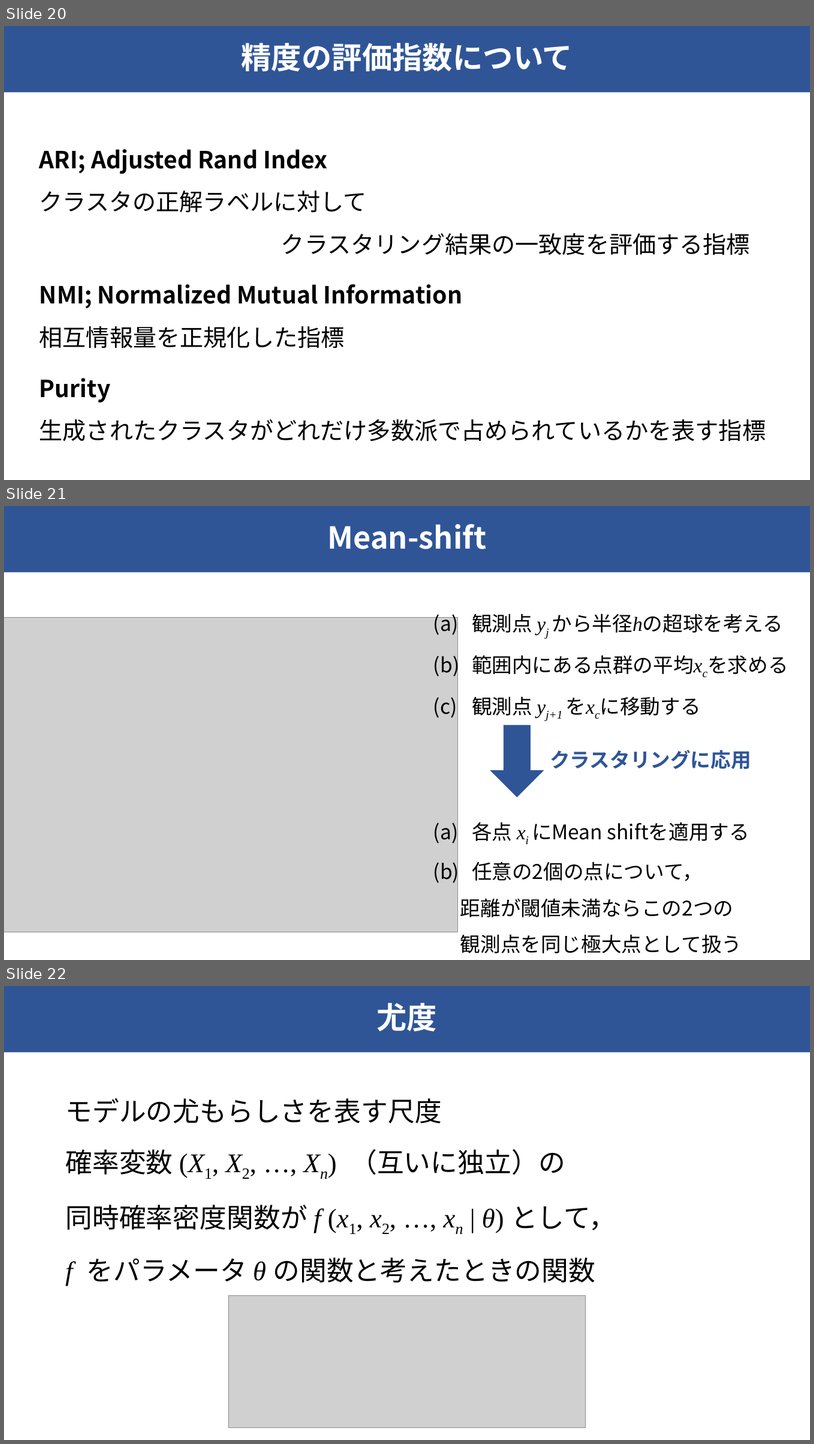
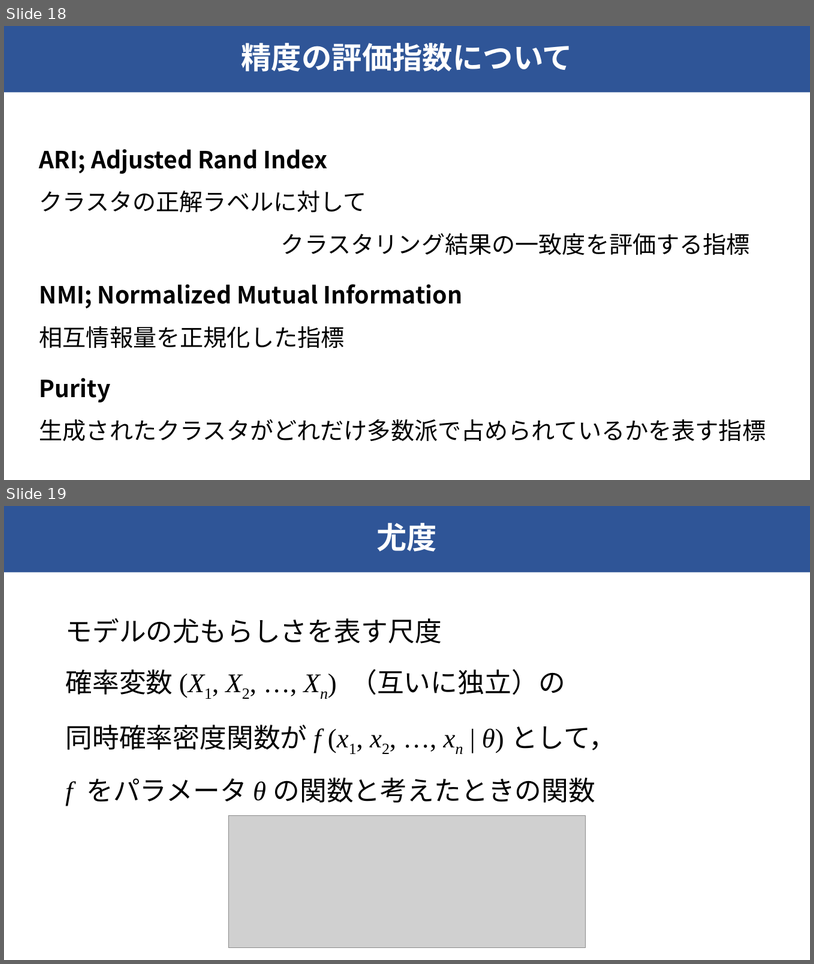
Before and after one commit to raryosu/graduation-research, a slide deck: docs/interim-presen/interim_hagihara.pptx. Shown one above the other, each under a label of ours: slides 20, 21 and 22 before the commit, slides 18 and 19 after it. The pictures are 814x1444 and 814x964 pixels, drawn with LibreOffice and Linux fonts; fonts in the diff are those of the drawing; grey boxes stand for pictures. Boxes give left, top, right and bottom in pixels: in the first picture for what was removed or moved away, otherwise in the second. Text is boxed around its words. In the diff, an @@ line names an element or a change of style, - is before the commit and + after.

```diff
--- a/docs/interim-presen/interim_hagihara.pptx
+++ b/docs/interim-presen/interim_hagihara.pptx
@@ slide 21 removed at <box>4,506,810,960</box>, background #FFFFFF; not listed: 1 template element that a slide beside it also shows @@
@@ title removed at <box>328,524,487,549</box> @@
-Mean-shift
@@ text removed at <box>472,613,783,717</box> @@
-(a) 観測点 yj から半径hの超球を考える
-(b) 範囲内にある点群の平均xcを求める
-(c) 観測点 yj+1 をxcに移動する
@@ picture removed at <box>4,618,458,933</box> @@
@@ down arrow removed at <box>491,725,544,797</box> @@
@@ text removed at <box>550,750,751,769</box> @@
-クラスタリングに応用
@@ text removed at <box>461,822,750,953</box> @@
-(a) 各点 xi にMean shiftを適用する
-(b) 任意の2個の点について，
-距離が閾値未満ならこの2つの
-観測点を同じ極大点として扱う
@@ what was slide 20 is now slide 18 @@
@@ what was slide 22 is now slide 19 @@
```
Also in this commit, not shown: 6 slides changed, 1 slide added, 3 other slides removed, 2 other files.
